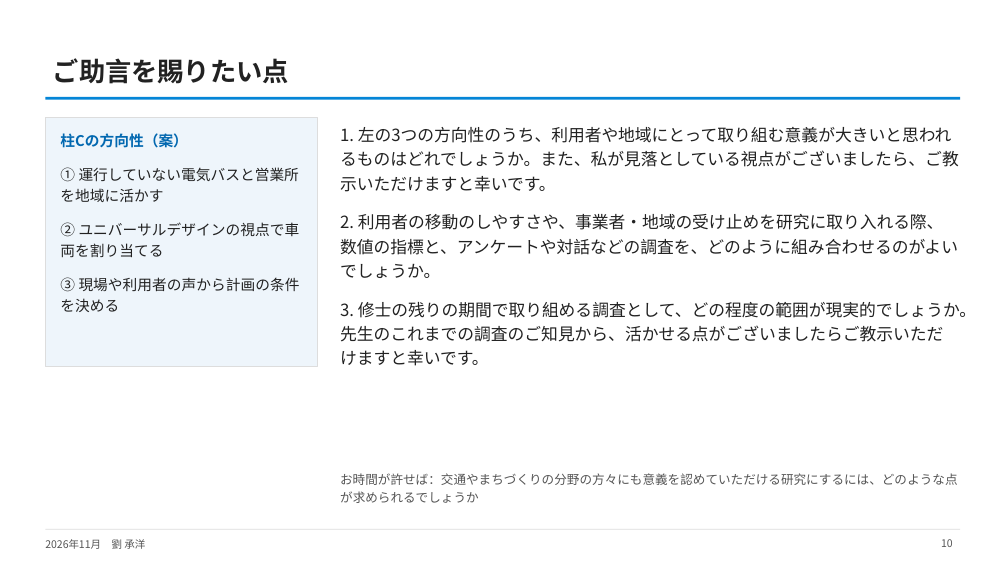
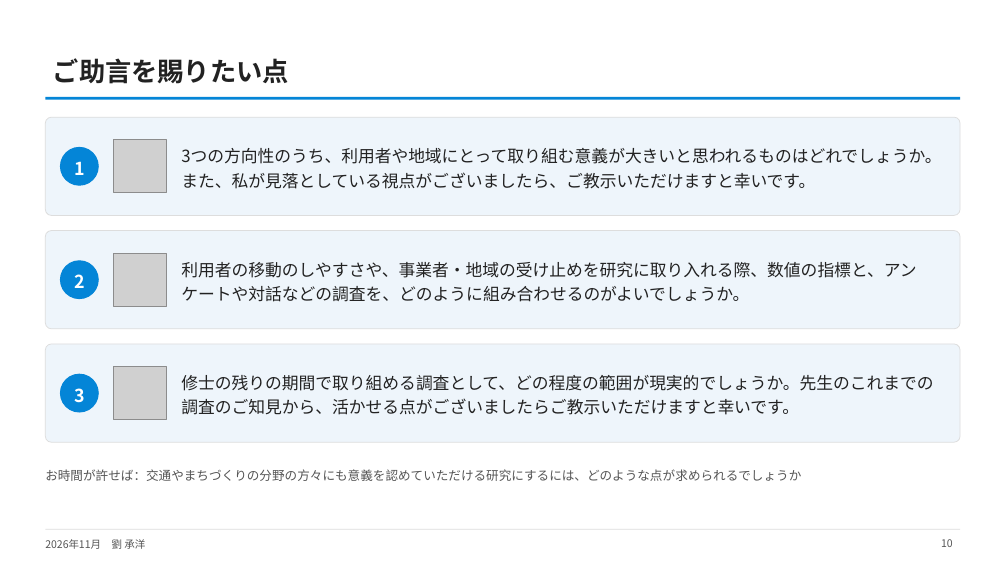
Before and after one commit to CYLIU2003/master-course, a slide deck: slide 10 of outcome/2026-11-16_nishiyama_consult/西山先生へのご相談_最新結果と3本目の柱.pptx. Drawn at 1008x567 pixels with LibreOffice and Linux fonts; fonts in the diff are those of the drawing; grey boxes stand for pictures. Boxes give left, top, right and bottom in pixels: in the first picture for what was removed or moved away, otherwise in the second. Text is boxed around its words. In the diff, an @@ line names an element or a change of style, - is before the commit and + after.

```diff
--- a/outcome/2026-11-16_nishiyama_consult/西山先生へのご相談_最新結果と3本目の柱.pptx
+++ b/outcome/2026-11-16_nishiyama_consult/西山先生へのご相談_最新結果と3本目の柱.pptx
@@ rectangle removed at <box>45,117,318,367</box> @@
@@ rounded rectangle added at <box>45,117,960,216</box>, fill #EEF5FB, outline #DDDDDD 0.75 pt @@
@@ text removed at <box>60,133,300,312</box> @@
-柱Cの方向性（案）
-① 運行していない電気バスと営業所を地域に活かす
-② ユニバーサルデザインの視点で車両を割り当てる
-③ 現場や利用者の声から計画の条件を決める
@@ ellipse added at <box>60,147,98,185</box>, fill #0485D7, outline #0485D7 1 pt @@
@@ picture added at <box>113,140,166,193</box> @@
@@ text added at <box>181,148,941,189</box>, 16 pt, text #222222 @@
+3つの方向性のうち、利用者や地域にとって取り組む意義が大きいと思われるものはどれでしょうか。また、私が見落としている視点がございましたら、ご教示いただけますと幸いです。
@@ text added at <box>74,161,85,175</box>, 17 pt, text #FFFFFF, bold @@
+1
@@ rounded rectangle added at <box>45,231,960,329</box>, fill #EEF5FB, outline #DDDDDD 0.75 pt @@
@@ text "利用者の移動のしやすさや、事業者・地域の受け止めを研究に取り入れる際、数値の指標と、アンケートや対話などの調査を、どのよ ..." at <box>181,262,916,302</box>: vertical alignment top to middle @@
@@ ellipse added at <box>60,261,98,299</box>, fill #0485D7, outline #0485D7 1 pt @@
@@ picture added at <box>113,253,166,306</box> @@
@@ text at <box>181,262,916,302</box>: text changed @@
-1. 左の3つの方向性のうち、利用者や地域にとって取り組む意義が大きいと思われるものはどれでしょうか。また、私が見落としている視点がございましたら、ご教示いただけますと幸いです。
-2. 利用者の移動のしやすさや、事業者・地域の受け止めを研究に取り入れる際、数値の指標と、アンケートや対話などの調査を、どのように組み合わせるのがよいでしょうか。
-3. 修士の残りの期間で取り組める調査として、どの程度の範囲が現実的でしょうか。先生のこれまでの調査のご知見から、活かせる点がございましたらご教示いただけますと幸いです。
+利用者の移動のしやすさや、事業者・地域の受け止めを研究に取り入れる際、数値の指標と、アンケートや対話などの調査を、どのように組み合わせるのがよいでしょうか。
@@ text added at <box>74,274,85,288</box>, 17 pt, text #FFFFFF, bold @@
+2
@@ rounded rectangle added at <box>45,344,960,442</box>, fill #EEF5FB, outline #DDDDDD 0.75 pt @@
@@ ellipse added at <box>60,374,98,412</box>, fill #0485D7, outline #0485D7 1 pt @@
@@ text added at <box>74,388,85,403</box>, 17 pt, text #FFFFFF, bold @@
+3
@@ picture added at <box>113,367,166,420</box> @@
@@ text added at <box>181,375,933,415</box>, 16 pt, text #222222 @@
+修士の残りの期間で取り組める調査として、どの程度の範囲が現実的でしょうか。先生のこれまでの調査のご知見から、活かせる点がございましたらご教示いただけますと幸いです。
@@ text "お時間が許せば：交通やまちづくりの分野の方々にも意義を認めていただける研究にするには、どのような点が求められるでしょうか" rewrapped from <box>340,473,957,503</box> to <box>45,469,801,481</box> @@
```
Also in this commit, not shown: 10 other slides changed, 2 slides added, 13 other files.
